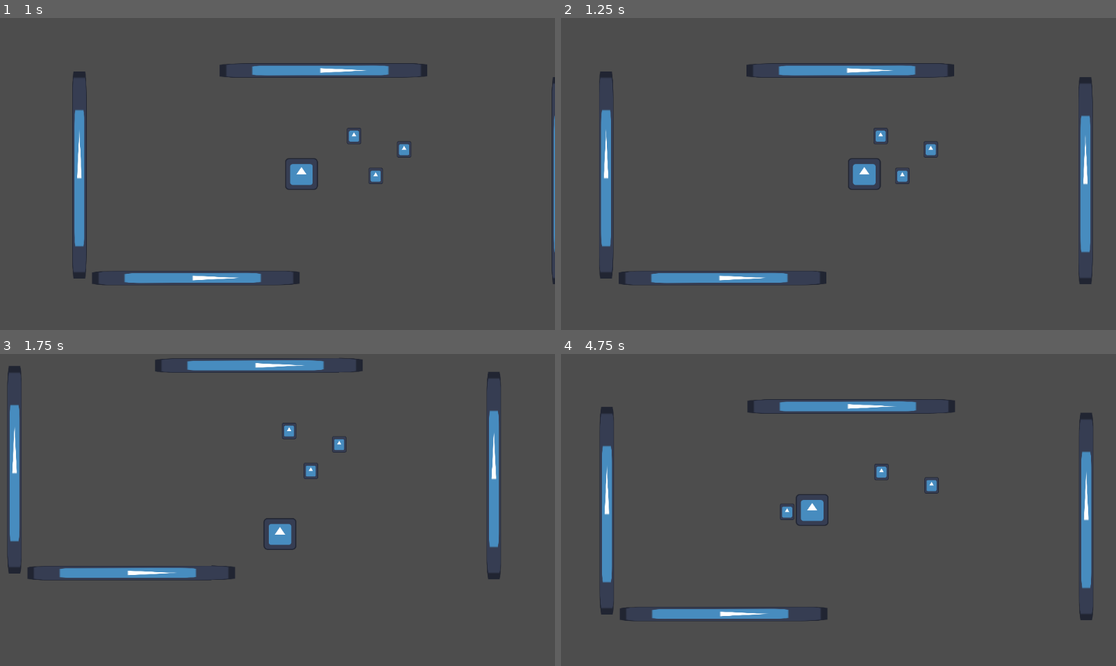
Above: before the commit, frames 1-4 (two rows, left to right).
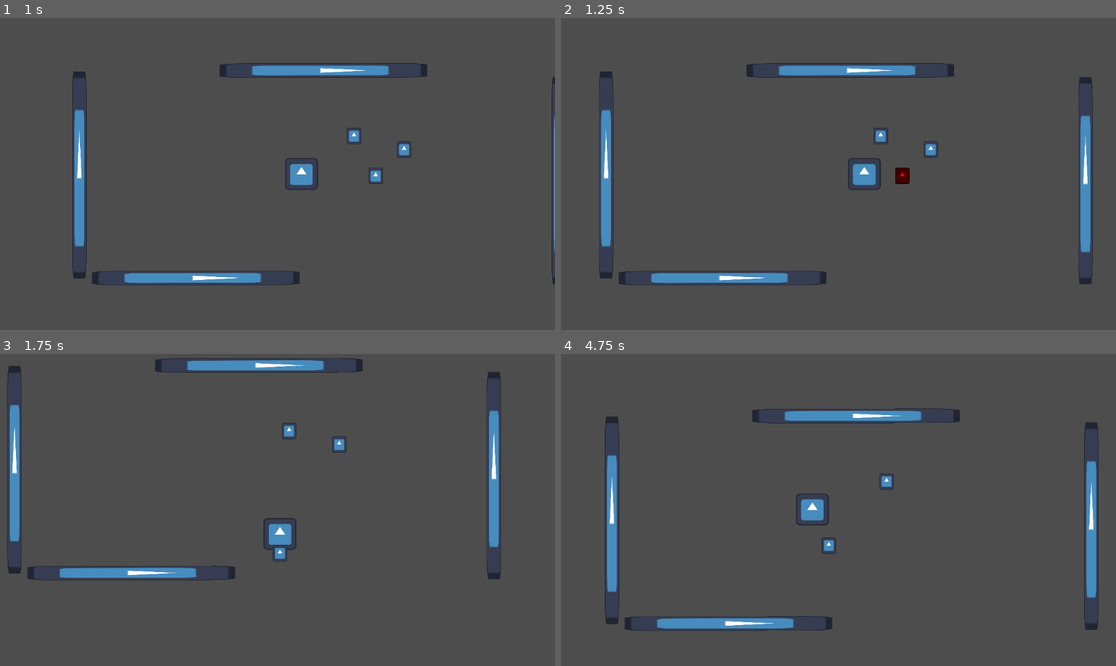
Above: after the commit, the same moments.

Repository: mrmojii/ocult
Game: Godot game, scene res://world.tscn
The game is run twice, just before and just after one commit, with the same random seed, the same clock (stepped at 60 frames per second) and the same inputs. The engine's default icon, where the game draws it, is replaced by a stand-in: a white triangle on a blue panel in a dark square.
Inputs:
- Up to frame 1 (1 s): tap Enter at 0.5 s; hold D (MoveRight) from 0.53 s (still down); hold E (Interact, bound only after the commit) from 0.53 s (still down)
- Up to frame 2 (1.25 s): keep holding D (MoveRight); keep holding E (Interact, bound only after the commit)
- Up to frame 3 (1.75 s): release D (MoveRight) at 1.28 s; release E (Interact, bound only after the commit) at 1.28 s; hold S (MoveDown) from 1.28 s (still down); tap E (Interact, bound only after the commit) at 1.35 s
- Up to frame 4 (4.75 s): release S (MoveDown) at 2.03 s; hold D (MoveRight) 2.03-2.78 s; hold E (Interact, bound only after the commit) 2.03-2.78 s; hold W (MoveUp) 2.78-3.53 s; tap E (Interact, bound only after the commit) at 2.85, 4.35 s; hold E (Interact, bound only after the commit) 3.53-4.28 s; hold A (MoveLeft) from 3.53 s (still down)

Frame 1 is identical in both runs. In frame 2, 0.1% of the frame differs, in the area x 60-63%, y 47-54%; in frame 3, 0.2%; in frame 4, 7.0%, in the area x 7-97%, y 14-89%.

Commit message:
add grab

Diff:
--- a/Player/Player.tscn
+++ b/Player/Player.tscn
@@ -6,8 +6,9 @@
 [sub_resource type="RectangleShape2D" id="RectangleShape2D_q3lat"]
 size = Vector2(64, 64)
 
-[node name="Player" type="CharacterBody2D" unique_id=626537056]
+[node name="Player" type="CharacterBody2D" unique_id=626537056 node_paths=PackedStringArray("drop_point")]
 script = ExtResource("1_q3lat")
+drop_point = NodePath("DropPoint")
 
 [node name="Sprite2D" type="Sprite2D" parent="." unique_id=360321690]
 scale = Vector2(0.53125006, 0.515625)
@@ -18,3 +19,6 @@
 
 [node name="Camera2D" type="Camera2D" parent="." unique_id=227411682]
 position_smoothing_enabled = true
+
+[node name="DropPoint" type="Marker2D" parent="." unique_id=391532136]
+position = Vector2(0, 40)
--- a/Player/player.gd
+++ b/Player/player.gd
@@ -1,9 +1,53 @@
+class_name Player
 extends CharacterBody2D
 
+@export var drop_point : Marker2D
 
 const SPEED = 300.0
 const JUMP_VELOCITY = -400.0
 
+var _interactables : Array[Interactable]
+var _hovered_interactalbe : Interactable
+var _picked_interactable : Interactable
+
+func add_interactable(obj : Interactable) -> void:
+	_interactables.push_back(obj)
+	if _interactables.size() == 1:
+		_hovered_interactalbe = _interactables[0]
+		_hovered_interactalbe.on_hover()
+
+func remove_interactable(obj : Interactable) -> void:
+	_interactables.erase(obj)
+	if _interactables.is_empty():
+		_hovered_interactalbe.on_unhover()
+		_hovered_interactalbe = null
+
+func _process(delta: float) -> void:
+	_update_interactables()
+	_move_picked()
+
+func _move_picked() -> void:
+	if !_picked_interactable:
+		return
+
+	_picked_interactable.position = drop_point.global_position
+
+func _update_interactables() -> void:
+	if _interactables.is_empty() or _picked_interactable:
+		return
+
+	var distance = position.distance_to(_hovered_interactalbe.position)
+	var closest = _hovered_interactalbe
+	for i in _interactables:
+		var d = position.distance_to(i.position)
+		if d < distance:
+			distance = d
+			closest = i
+
+	if closest != _hovered_interactalbe:
+		_hovered_interactalbe.on_unhover()
+		_hovered_interactalbe = closest
+		_hovered_interactalbe.on_hover()
 
 func _physics_process(delta: float) -> void:
 	var direction : Vector2 = Vector2.ZERO
@@ -14,14 +58,21 @@
 	velocity = SPEED * direction
 
 	var collision = move_and_collide(velocity * delta)
-	#move_and_slide()
 	if collision:
-		#for c in collisions:
-		#for index in get_slide_collision_count():
-			#var collision = get_slide_collision(index)
 			var other = collision.get_collider()
-
-			if other is Interactable:
+			if other is Interactable and !other.is_picked:
 				var push_dir = collision.get_normal()
 				var push_force : float = 100.0
 				other.add_push(push_force, -push_dir)
+
+func _unhandled_input(event: InputEvent) -> void:
+	if event.is_action_pressed("Interact"):
+		if _picked_interactable:
+			_picked_interactable.on_drop()
+			_picked_interactable = null
+			if _interactables.size() == 1:
+				_hovered_interactalbe = _interactables[0]
+				_hovered_interactalbe.on_hover()
+		elif _hovered_interactalbe:
+			_hovered_interactalbe.on_interact()
+			_picked_interactable = _hovered_interactalbe
--- a/World/Interactables/Interactable.tscn
+++ b/World/Interactables/Interactable.tscn
@@ -9,10 +9,14 @@
 [sub_resource type="RectangleShape2D" id="RectangleShape2D_f513q"]
 size = Vector2(32, 32)
 
+[sub_resource type="CircleShape2D" id="CircleShape2D_f513q"]
+radius = 75.0
+
 [node name="Interactable" type="RigidBody2D" unique_id=1499809643]
 mass = 20.0
 physics_material_override = SubResource("PhysicsMaterial_f513q")
 gravity_scale = 0.0
+freeze_mode = 1
 script = ExtResource("1_f513q")
 
 [node name="Sprite2D" type="Sprite2D" parent="." unique_id=2129592002]
@@ -21,3 +25,11 @@
 
 [node name="CollisionShape2D" type="CollisionShape2D" parent="." unique_id=1628216604]
 shape = SubResource("RectangleShape2D_f513q")
+
+[node name="Area2D" type="Area2D" parent="." unique_id=1245632957]
+
+[node name="CollisionShape2D" type="CollisionShape2D" parent="Area2D" unique_id=1304252637]
+shape = SubResource("CircleShape2D_f513q")
+
+[connection signal="body_entered" from="Area2D" to="." method="_on_area_2d_body_entered"]
+[connection signal="body_exited" from="Area2D" to="." method="_on_area_2d_body_exited"]
--- a/World/Interactables/interactable.gd
+++ b/World/Interactables/interactable.gd
@@ -1,10 +1,15 @@
 class_name Interactable
 extends RigidBody2D
 
-@export var push_force : float = 20.0
+@export var push_force : float = 15.0
 @export var mu_static = 0.8  # friction coefficients
 @export var mu_moving = 0.5  # pushing something moving is easier
-@export var weight : float = 8000.0
+@export var weight : float = 16000.0
+
+@onready var sprite_2d: Sprite2D = $Sprite2D
+@onready var collision_shape_2d: CollisionShape2D = $CollisionShape2D
+
+var is_picked := false
 
 func add_push(force: float, direction : Vector2) -> void:
 	apply_impulse(direction * push_force * force)
@@ -14,3 +19,32 @@
 		apply_force(- self.weight * mu_static * self.linear_velocity.normalized())
 	else:
 		apply_force(- self.weight * mu_moving * self.linear_velocity.normalized())
+
+
+func _on_area_2d_body_entered(body: Node2D) -> void:
+	if body is Player:
+		body.add_interactable(self)
+
+
+func _on_area_2d_body_exited(body: Node2D) -> void:
+	if body is Player:
+		body.remove_interactable(self)
+
+func on_hover() -> void:
+	sprite_2d.modulate = Color.RED
+
+func on_unhover() -> void:
+	sprite_2d.modulate = Color.WHITE
+
+func on_interact() -> void:
+	sprite_2d.modulate = Color.WHITE
+	is_picked = true
+	freeze = true
+	sleeping = true
+	collision_shape_2d.disabled = true
+
+func on_drop() -> void:
+	is_picked = false
+	freeze = false
+	sleeping = false
+	collision_shape_2d.disabled = false
--- a/project.godot
+++ b/project.godot
@@ -37,6 +37,11 @@
 "events": [Object(InputEventKey,"resource_local_to_scene":false,"resource_name":"","device":-1,"window_id":0,"alt_press …(192 unchanged characters)…
 ]
 }
+Interact={
+"deadzone": 0.2,
+"events": [Object(InputEventKey,"resource_local_to_scene":false,"resource_name":"","device":-1,"window_id":0,"alt_pressed":false,"shift_pressed":false,"ctrl_pressed":false,"meta_pressed":false,"pressed":false,"keycode":0,"physical_keycode":69,"key_label":0,"unicode":101,"location":0,"echo":false,"script":null)
+]
+}
 
 [physics]
 
--- a/world.tscn
+++ b/world.tscn
@@ -36,4 +36,3 @@
 
 [node name="Interactable2" parent="." unique_id=1605433453 instance=ExtResource("3_tlwt5")]
 position = Vector2(289, 4)
-push_force = 15.0
